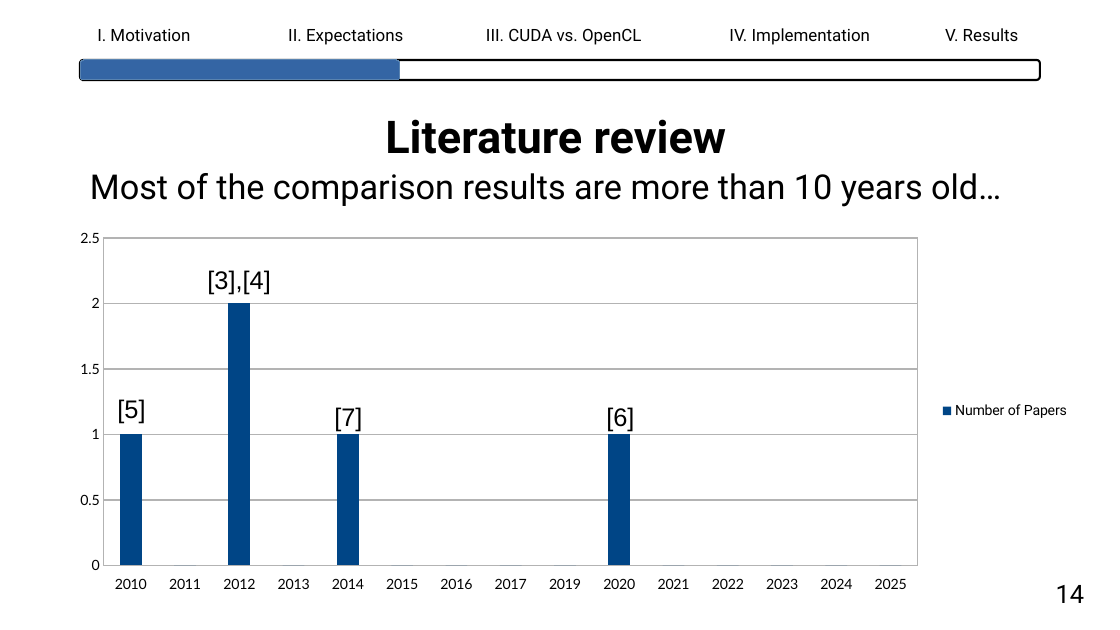
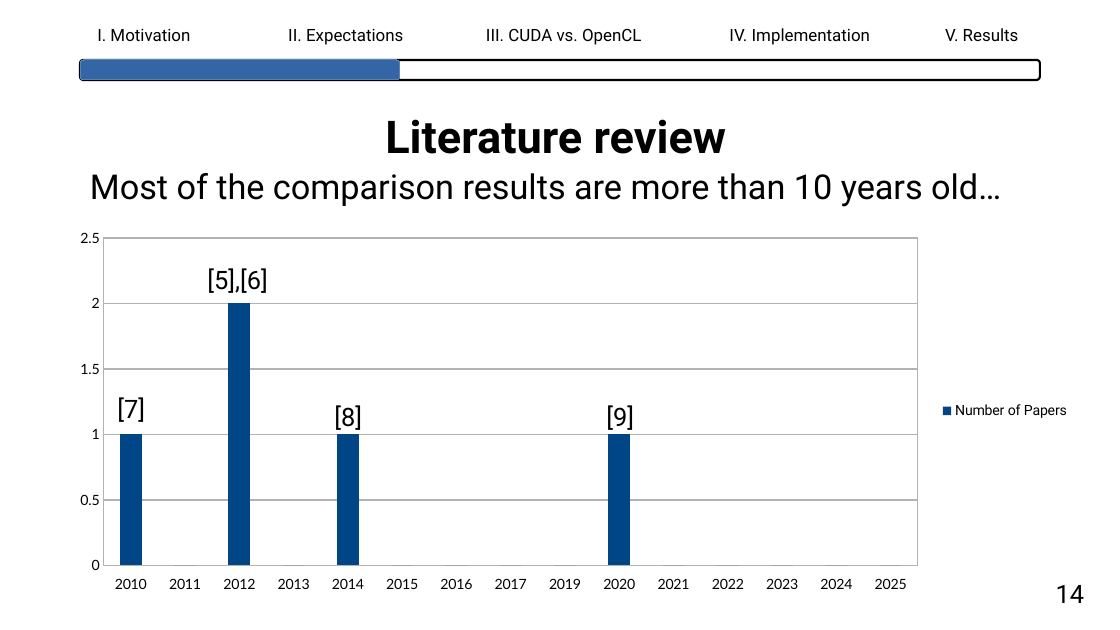
Before and after one commit to lhahner/opti-perf, a slide deck: slide 16 of docs/presentation/final-presentation.odp. Drawn at 1120x630 pixels with LibreOffice and Linux fonts; fonts in the diff are those of the drawing. Boxes give left, top, right and bottom in pixels: in the first picture for what was removed or moved away, otherwise in the second. Text is boxed around its words. In the diff, an @@ line names an element or a change of style, - is before the commit and + after.

```diff
--- a/docs/presentation/final-presentation.odp
+++ b/docs/presentation/final-presentation.odp
@@ text at [207, 268, 267, 293]: text changed; font Arial to Roboto @@
-[3],[4]
+[5],[6]
@@ text "[7]": place and size @@
-text "[7]" at [334, 407, 362, 431]
+text "[7]" at [117, 397, 145, 422]
@@ text "[7]" at [117, 397, 145, 422]: font Arial to Roboto @@
@@ text removed at [117, 399, 145, 423] @@
-[5]
@@ text added at [334, 405, 362, 430], 18 pt, text #000000 @@
+[8]
@@ text at [606, 405, 634, 430]: text changed; font Arial to Roboto @@
-[6]
+[9]
```
Also in this commit, not shown: 29 other slides changed, 6 slides removed, 1 other file.
